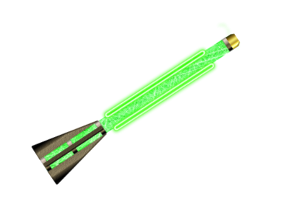
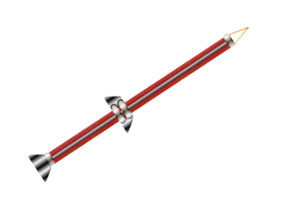
Revision of a layered 282×213 image; what changed, layer by layer:
hid "nuke.png" over bbox(31, 22, 241, 185)
showed "Eingefügte Ebene #5" over bbox(27, 26, 250, 183)
